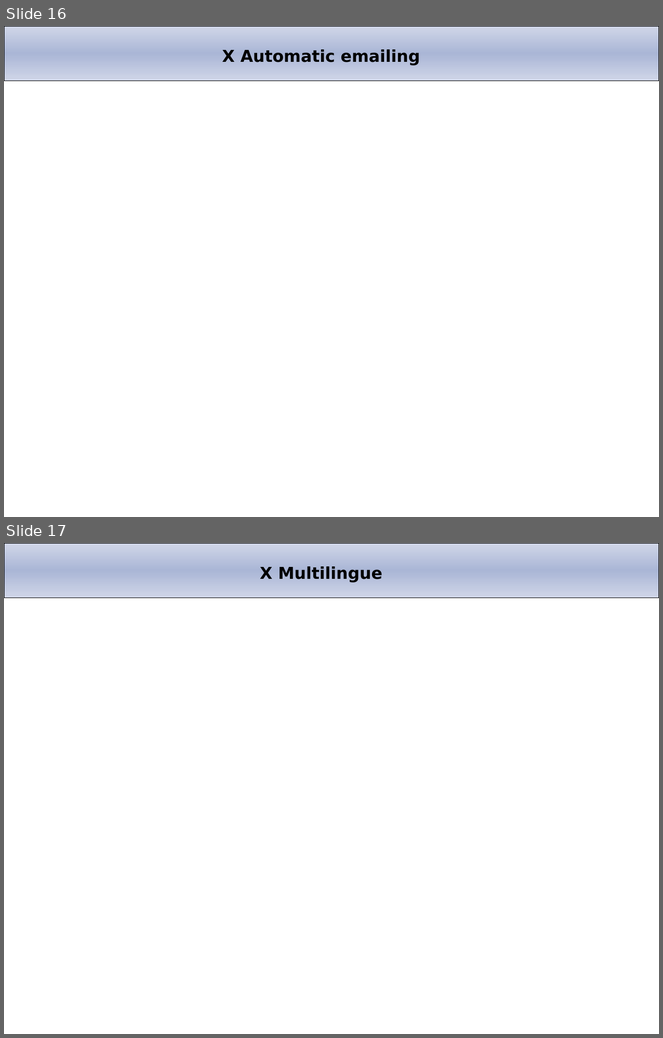
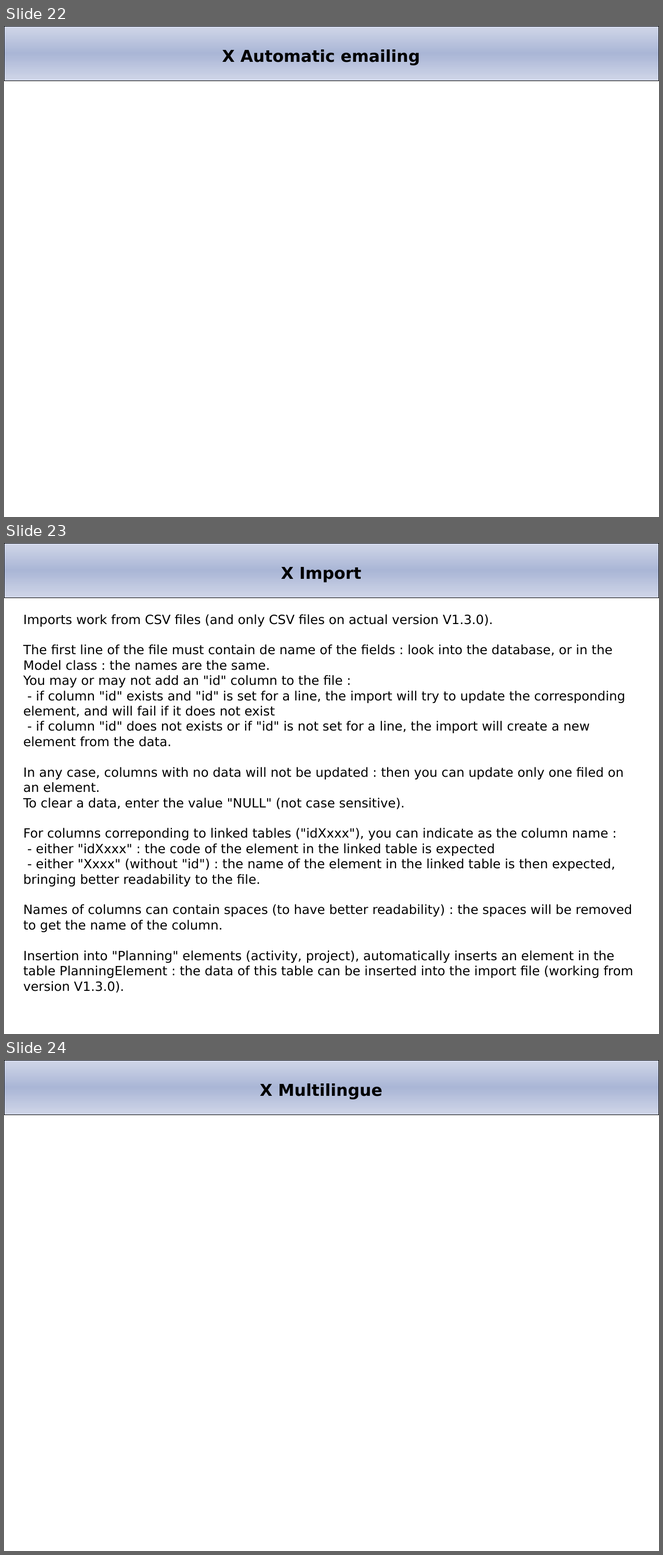
Before and after one commit to projeqtor/main, a slide deck: branches/V1.4/projector/manual/Project'Or RIA.ppt. Shown one above the other, each under a label of ours: slides 16 and 17 before the commit, slides 22, 23 and 24 after it. The pictures are 663x1038 and 663x1555 pixels, drawn with LibreOffice and Linux fonts; fonts in the diff are those of the drawing; background and template pictures are left out. Boxes give left, top, right and bottom in pixels: in the first picture for what was removed or moved away, otherwise in the second. Text is boxed around its words. In the diff, an @@ line names an element or a change of style, - is before the commit and + after.

```diff
--- a/branches/V1.4/projector/manual/Project'Or RIA.ppt
+++ b/branches/V1.4/projector/manual/Project'Or RIA.ppt
@@ slide 23 added at <box>4,543,659,1034</box>, background #FFFFFF; not listed: 1 template element that a slide beside it also shows @@
@@ title added at <box>281,567,361,583</box>, 18 pt, text #000000, bold @@
+X Import
@@ text added at <box>23,614,633,993</box>, 14 pt, text #000000 @@
+Imports work from CSV files (and only CSV files on actual version V1.3.0).
+The first line of the file must contain de name of the fields : look into the database, or in the Model class : the names are the same.
+You may or may not add an "id" column to the file :
+- if column "id" exists and "id" is set for a line, the import will try to update the corresponding element, and will fail if it does not exist
+- if column "id" does not exists or if "id" is not set for a line, the import will create a new element from the data.
+In any case, columns with no data will not be updated : then you can update only one filed on an element.
+To clear a data, enter the value "NULL" (not case sensitive).
+For columns correponding to linked tables ("idXxxx"), you can indicate as the column name :
+- either "idXxxx" : the code of the element in the linked table is expected
+- either "Xxxx" (without "id") : the name of the element in the linked table is then expected, bringing better readability to the file.
+Names of columns can contain spaces (to have better readability) : the spaces will be removed to get the name of the column.
+Insertion into "Planning" elements (activity, project), automatically inserts an element in the table PlanningElement : the data of this table can be inserted into the import file (working from version V1.3.0).
@@ what was slide 16 is now slide 22 @@
@@ what was slide 17 is now slide 24 @@
```
Also in this commit, not shown: 2 slides changed, 7 other slides added, 1 slide removed, 1 other file.
